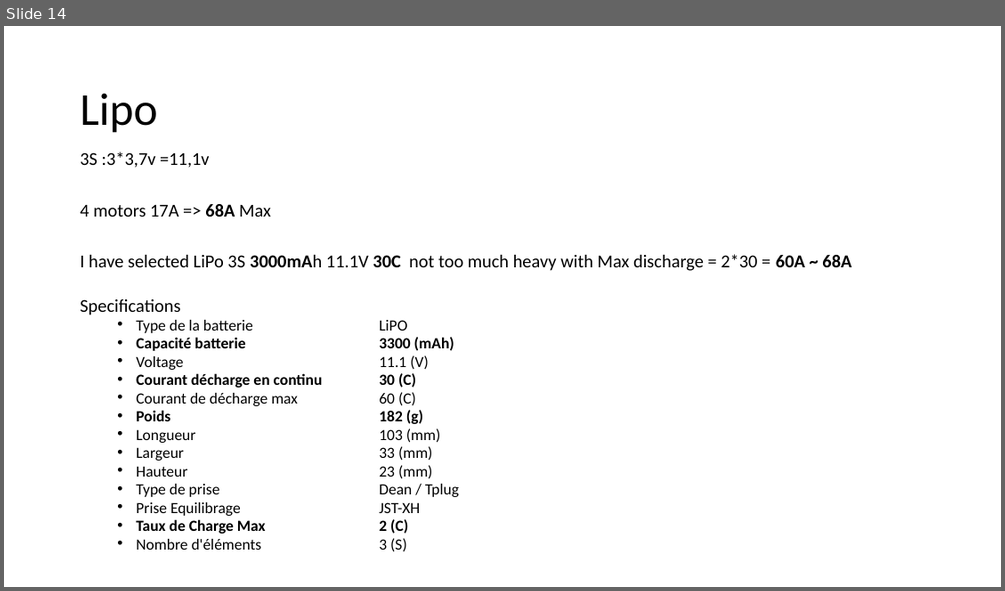
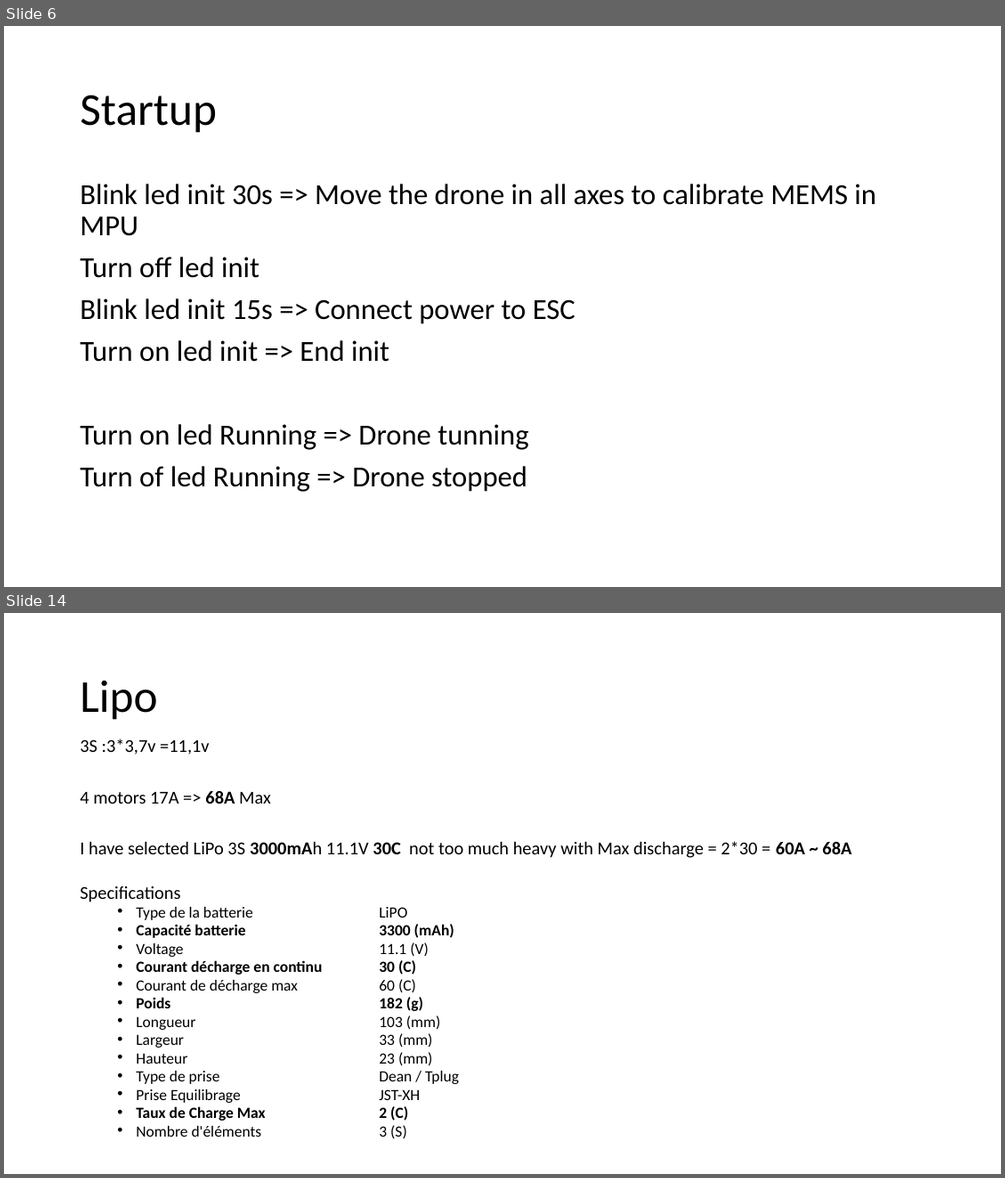
Before and after one commit to RobotEdh/RobotMicroControl, a slide deck: libraries/Diagramm Drone3.pptx. Shown one above the other, each under a label of ours: slide 14 before the commit, slides 6 and 14 after it; the slides between them are not shown. The pictures are 1005x591 and 1005x1178 pixels, drawn with LibreOffice and Linux fonts; fonts in the diff are those of the drawing. Boxes give left, top, right and bottom in pixels: in the first picture for what was removed or moved away, otherwise in the second. Text is boxed around its words. In the diff, an @@ line names an element or a change of style, - is before the commit and + after.

Commit message:
new Drone

```diff
--- a/libraries/Diagramm Drone3.pptx
+++ b/libraries/Diagramm Drone3.pptx
@@ slide 6 added at [4,26,1001,587], background #FFFFFF @@
@@ title added at [80,95,217,133], 44 pt, text #000000 @@
+Startup
@@ text added at [80,184,876,491], 28 pt, text #000000 @@
+Blink led init 30s => Move the drone in all axes to calibrate MEMS in MPU
+Turn off led init
+Blink led init 15s => Connect power to ESC
+Turn on led init => End init
+Turn on led Running => Drone tunning
+Turn of led Running => Drone stopped
```
Also in this commit, not shown: 12 slides changed, 1 other slide added, 3 slides removed, 10 other files.
